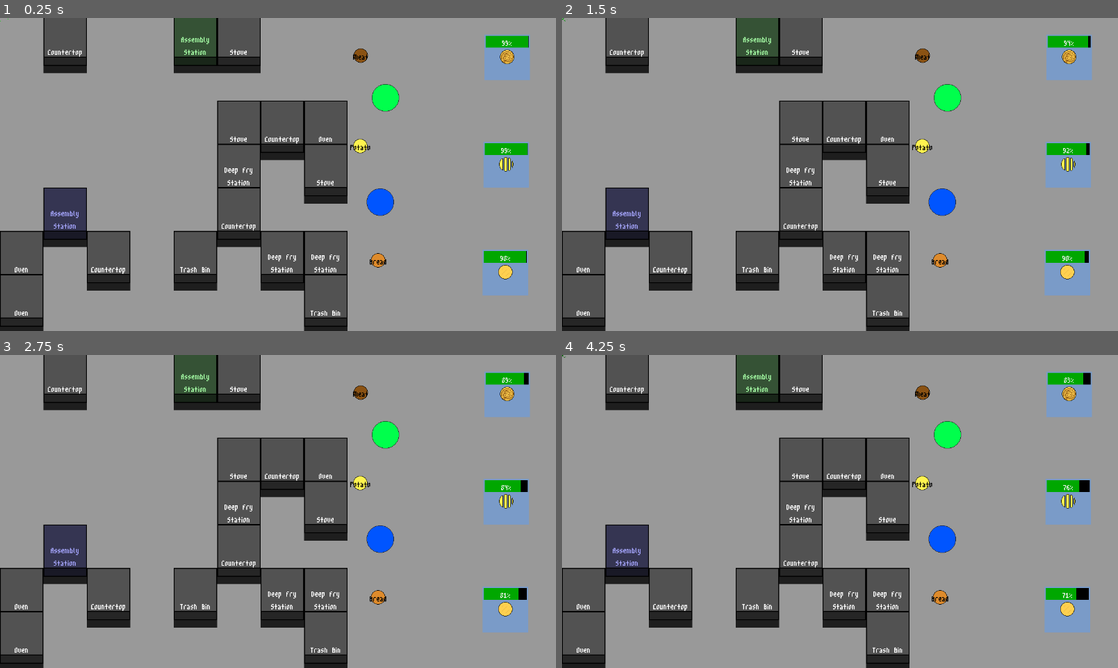
Above: before the commit, frames 1-4 (two rows, left to right).
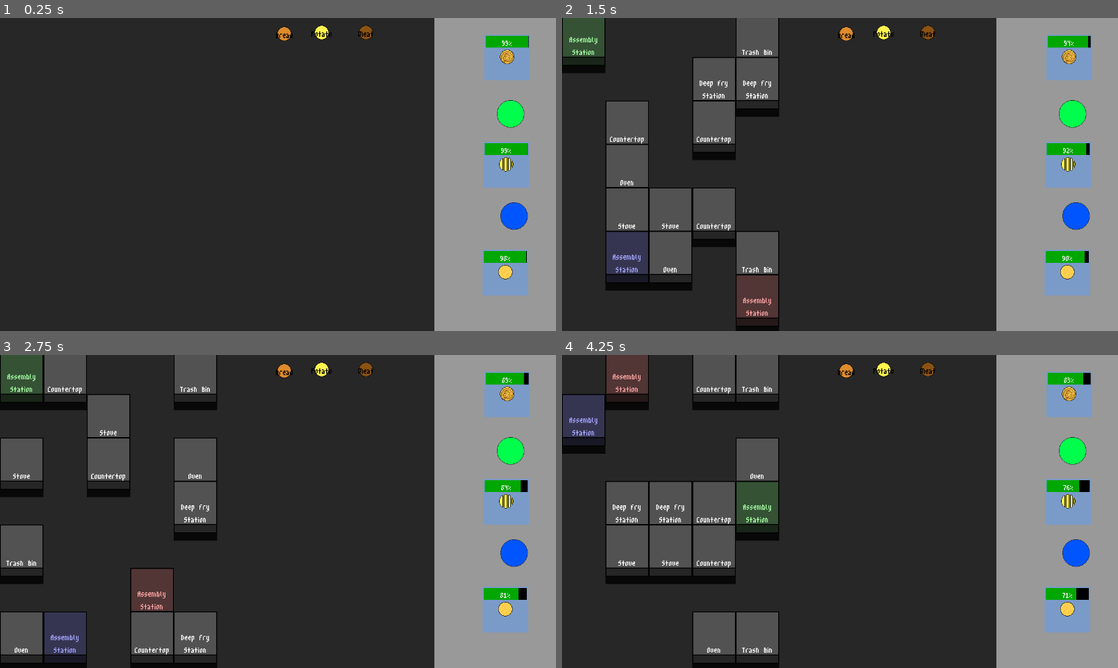
Above: after the commit, the same moments.

Repository: IronStrikerX/COGS-game
Game: Godot game, scene res://Game/game.tscn
Same seed, same stepped clock (60 frames per second), same inputs: the game is played once before the commit and once after it.
Inputs (mouse positions are in pixels of both pictures, inside the frame that each line leads up to):
- Up to frame 1 (0.25 s): no input
- Up to frame 2 (1.5 s): tap Enter (debug, bound only after the commit) at 0.5 s; move the mouse to (940, 202) at 0.52 s; tap Space at 1.25 s; move the mouse to (945, 99) at 1.27 s
- Up to frame 3 (2.75 s): tap Enter (debug, bound only after the commit) at 2 s; move the mouse to (333, 442) at 2.02 s
- Up to frame 4 (4.25 s): tap Space at 2.75 s; move the mouse to (812, 574) at 2.77 s; tap Enter (debug, bound only after the commit) at 3.5, 4.15 s; move the mouse to (1006, 558) at 3.52 s

The runs differ from the first frame. In frame 1, 74% of the frame differs, in the area x 0-95%, y 0-100%; in frame 2, 73%; in frame 3, 72%; in frame 4, 74%.

Commit message:
Squashed commit of the following:
commit e2dde27de9418c4ab7abf724eb7ce0e07b4eec9f
Author: Andy Ling <andy.siyuan.ling@gmail.com>
Date:   Wed Oct 22 02:19:44 2025 -0400

    don't even know what i did

commit fe2422c2cc51afd1d039b0cca75cecb3e5c54f4f
Author: Andy Ling <andy.siyuan.ling@gmail.com>
Date:   Wed Oct 22 00:54:20 2025 -0400

    makes sure each appliance is accessable

Diff:
--- a/CookingSystem/Appliances.tscn
+++ b/CookingSystem/Appliances.tscn
@@ -31,7 +31,7 @@
 colors = PackedColorArray(0.27058825, 0, 0, 1, 1, 1, 1, 1)
 
 [sub_resource type="StyleBoxFlat" id="StyleBoxFlat_46frq"]
-bg_color = Color(0.11858133, 0.11858139, 0.11858136, 1)
+bg_color = Color(0.033853326, 0.033853263, 0.033853274, 1)
 
 [node name="Appliance" type="StaticBody2D"]
 script = ExtResource("1_a8k81")
@@ -51,6 +51,7 @@
 grow_horizontal = 2
 grow_vertical = 2
 size_flags_horizontal = 4
+metadata/_edit_use_anchors_ = true
 
 [node name="ApplianceLabel" type="Label" parent="Sprite2D/Control"]
 layout_mode = 1
@@ -70,6 +71,7 @@
 horizontal_alignment = 1
 vertical_alignment = 2
 autowrap_mode = 2
+metadata/_edit_use_anchors_ = true
 
 [node name="ProgressBar" type="ProgressBar" parent="Sprite2D/Control"]
 layout_mode = 1
@@ -85,6 +87,7 @@
 theme_override_styles/background = SubResource("StyleBoxFlat_dmv7j")
 theme_override_styles/fill = SubResource("StyleBoxFlat_a5ags")
 max_value = 1.0
+metadata/_edit_use_anchors_ = true
 
 [node name="SpoilProgressBar" type="ProgressBar" parent="Sprite2D/Control"]
 layout_mode = 1
@@ -101,6 +104,7 @@
 theme_override_styles/background = SubResource("StyleBoxFlat_1ra12")
 theme_override_styles/fill = SubResource("StyleBoxFlat_t7gxx")
 max_value = 1.0
+metadata/_edit_use_anchors_ = true
 
 [node name="CollisionShape2D" type="CollisionShape2D" parent="."]
 visible = false
--- a/Game/character_body_2d.gd
+++ b/Game/character_body_2d.gd
@@ -30,8 +30,6 @@
 
 	velocity = mov.normalized() * SPEED
 	move_and_slide()
-	if Input.is_action_just_pressed("debug"):
-		print(current_customer)
 
 	if Input.is_action_just_pressed(prefix + "action"):
 		# Pick up food
@@ -74,6 +72,11 @@
 				if current_customer.receive_food(selected_food):
 					selected_food = null
 					selected_food_sprite.texture = null
+
+	if global_position.y > get_viewport_rect().size.y:
+		global_position.y = 0
+	elif global_position.y < 0:
+		global_position.y = get_viewport_rect().size.y
 
 func _on_area_2d_area_entered(area: Area2D) -> void:
 	if area.get_parent().is_in_group("food"):
--- a/Game/game.tscn
+++ b/Game/game.tscn
@@ -12,6 +12,9 @@
 
 [sub_resource type="StyleBoxFlat" id="StyleBoxFlat_e2o6t"]
 
+[sub_resource type="StyleBoxFlat" id="StyleBoxFlat_kul4i"]
+bg_color = Color(0.15487596, 0.154876, 0.1548759, 1)
+
 [node name="Node2D" type="Node2D"]
 
 [node name="Panel" type="Panel" parent="."]
@@ -19,53 +22,65 @@
 offset_bottom = 720.0
 theme_override_styles/panel = SubResource("StyleBoxFlat_e2o6t")
 
+[node name="Panel" type="Panel" parent="Panel"]
+layout_mode = 0
+offset_left = -1.0
+offset_top = -2.0
+offset_right = 1000.0
+offset_bottom = 720.0
+theme_override_styles/panel = SubResource("StyleBoxFlat_kul4i")
+
 [node name="Food" type="Node2D" parent="."]
 
 [node name="food" parent="Food" instance=ExtResource("1_qmv3x")]
-position = Vector2(831, 87)
+position = Vector2(843, 34)
 food = ExtResource("2_oomkl")
 
 [node name="food2" parent="Food" instance=ExtResource("1_qmv3x")]
-position = Vector2(871, 558)
+position = Vector2(655, 37)
 food = ExtResource("3_buohc")
 
 [node name="food3" parent="Food" instance=ExtResource("1_qmv3x")]
-position = Vector2(830, 295)
+position = Vector2(741, 34)
 food = ExtResource("4_kul4i")
 
 [node name="Characters" type="Node2D" parent="."]
 
 [node name="CharacterBody2D" parent="Characters" instance=ExtResource("6_fsxsm")]
-z_index = 12
-position = Vector2(875, 424)
+z_index = 99
+position = Vector2(1183, 456)
 player_id = 1
 
 [node name="CharacterBody2D2" parent="Characters" instance=ExtResource("6_fsxsm")]
-z_index = 12
-position = Vector2(887, 184)
+z_index = 99
+position = Vector2(1175, 221)
 player_id = 2
 
-[node name="Customer" parent="." instance=ExtResource("7_oomkl")]
+[node name="Customers" type="Node2D" parent="."]
+
+[node name="Customer" parent="Customers" instance=ExtResource("7_oomkl")]
 position = Vector2(1118, 41)
 possible_demands = ExtResource("8_buohc")
 all_recipes = ExtResource("9_kul4i")
 
-[node name="Customer2" parent="." instance=ExtResource("7_oomkl")]
+[node name="Customer2" parent="Customers" instance=ExtResource("7_oomkl")]
 position = Vector2(1116, 288)
 possible_demands = ExtResource("8_buohc")
 all_recipes = ExtResource("9_kul4i")
 
-[node name="Customer3" parent="." instance=ExtResource("7_oomkl")]
+[node name="Customer3" parent="Customers" instance=ExtResource("7_oomkl")]
 position = Vector2(1114, 536)
 possible_demands = ExtResource("8_buohc")
 all_recipes = ExtResource("9_kul4i")
 
 [node name="Spawner" parent="." instance=ExtResource("9_7gi1t")]
+WIDTH = 5
+HEIGHT = 7
 list_of_appliances = {
-"Assembly Station": 2,
-"Countertop": 4,
-"Deep Fry Station": 3,
-"Oven": 3,
-"Stove": 3,
+"Assembly Station": 3,
+"Countertop": 3,
+"Deep Fry Station": 2,
+"Oven": 2,
+"Stove": 2,
 "Trash Bin": 2
 }
--- a/Game/spawner.gd
+++ b/Game/spawner.gd
@@ -1,55 +1,71 @@
 extends Node2D
 const APPLIANCES = preload("uid://brrm84npst7bp")
 
-const WIDTH := 8
-const HEIGHT := 7
-const CELL_SIZE := Vector2(100  ,100)
+@export var WIDTH : int
+@export var HEIGHT : int
+
+const CELL_SIZE := Vector2(100, 100)
 
 var all_cells = []
+var assembly_station_count = 1
 
 @export var list_of_appliances = {
 	"Oven" : 3,
 	"Stove" : 3,
 	"Deep Fry Station" : 3,
+	"Countertop" : 3,
+	"Trash Bin" : 2,
 	"Assembly Station" : 2,
-	"Countertop" : 3,
-	"Trash Bin" : 2
 }
 
-func _ready():
-	for x in range (WIDTH):
-		for y in range (HEIGHT):
-			all_cells.append(Vector2(x,y))
-	spawn_appliances()
+func _process(_delta: float) -> void:
+	if Input.is_action_just_pressed("debug"):
+		all_cells = []
+		assembly_station_count = 1
+		for y in range(HEIGHT):
+			for x in range(WIDTH):
+				all_cells.append(Vector2(x, y))
+		for child in get_children():
+			child.queue_free()
 
-func spawn_appliances():
+		var grid = generate_map()
+		spawn_map(grid)
+		print_grid(grid)
+
+func print_grid(grid):
+	print("\t")
+	for y in range(HEIGHT):
+		var row = " "
+		for x in range(WIDTH):
+			row += str(grid[y][x]) + " "
+		print(row)
+
+
+
+func spawn_map(grid):
 	var appliances = []
+
 	for appliance in list_of_appliances:
 		var number = list_of_appliances[appliance]
 		for i in range(number):
-			print("added ", appliance)
 			appliances.append(appliance)
 
-	var available_cells = all_cells.duplicate()
-	var assembly_station_count = 1
+	var available_appliance_space = []
+	for y in range(HEIGHT):
+		for x in range(WIDTH):
+			if grid[y][x] == 1: available_appliance_space.append(Vector2(x, y))
 
-	for i in range(appliances.size()):
-		if available_cells.size() == 0:
-			print("No more space to spawn appliances!")
-			break
+	for i in range(available_appliance_space.size()):
+		var location = available_appliance_space.pick_random()
+		available_appliance_space.erase(location)
 
-		# Pick a random cell and remove it from available_cells
-		var index = randi_range(0, available_cells.size() - 1)
-		var cell = available_cells[index]
-		available_cells.remove_at(index)
-		# Convert grid cell to world position
-		var world_pos = cell * CELL_SIZE + CELL_SIZE / 2
-		# Instance and place the applianc
+		var world_pos = location * CELL_SIZE + CELL_SIZE / 2
 		var new_appliance = APPLIANCES.instantiate()
 		var appliance_type = appliances.pick_random()
 		appliances.erase(appliance_type)
 		new_appliance.position = world_pos
-		new_appliance.z_index = int(cell.y)
+		new_appliance.z_index = int(location.x + location.y)
+
 		match appliance_type:
 			"Oven":
 				new_appliance.appliance_type = CookingRecipe.ApplianceType.OVEN
@@ -64,7 +80,115 @@
 			"Assembly Station":
 				new_appliance.appliance_type = CookingRecipe.ApplianceType.ASSEMBLY_STATION
 				new_appliance.assembly_station_owner = assembly_station_count
-				print("spawned")
 				assembly_station_count += 1
 
 		add_child(new_appliance)
+
+
+func generate_map():
+	# 0 = empty, 1 = appliance
+	var grid = []
+	for y in range(HEIGHT):
+		var row = []
+		for x in range(WIDTH):
+			row.append(0)
+		grid.append(row)
+
+	@warning_ignore("integer_division")
+	grid[HEIGHT - 1][WIDTH / 2] = 2
+
+	# Flatten appliance counts
+	var appliance_cells = 0
+	for appliance in list_of_appliances:
+		for i in range(list_of_appliances[appliance]):
+			appliance_cells += 1
+
+	var placed = 0
+
+	while placed < appliance_cells:
+		var cell = all_cells.pick_random()
+		# Skip perimeter
+		# if cell.x == 0 or cell.x == WIDTH-1 or cell.y == 0 or cell.y == HEIGHT-1:
+			# continue
+		# Skip if already occupied
+		if grid[cell.y][cell.x] != 0:
+			continue
+		# Check neighbors to ensure at least one open space
+		var free_neighbors = 0
+		for dir in [Vector2(1,0), Vector2(-1,0), Vector2(0,1), Vector2(0,-1)]:
+			var nx = cell.x + dir.x
+			var ny = cell.y + dir.y
+			if nx >=0 and nx < WIDTH and ny >= 0 and ny < HEIGHT:
+				if grid[ny][nx] == 0:
+					free_neighbors += 1
+		if free_neighbors == 0:
+			continue  # skip, would block access
+
+		# Place appliance
+		grid[cell.y][cell.x] = 1
+		placed += 1
+
+	# Optional: BFS check to ensure all appliances are reachable
+	if not check_all_accessible(grid):
+		return generate_map()  # regenerate if blocked
+
+	return grid
+
+# BFS to ensure all appliances are reachable from a starting empty cell
+func check_all_accessible(grid):
+	# Collect all empty cells
+	var empty_cells = []
+	for y in range(HEIGHT):
+		for x in range(WIDTH):
+			if grid[y][x] == 0:
+				empty_cells.append(Vector2(x, y))
+
+	# Try BFS from every empty cell
+	for start in empty_cells:
+		# Initialize visited matrix
+		var visited = []
+		for y in range(HEIGHT):
+			var row = []
+			for x in range(WIDTH):
+				row.append(false)
+			visited.append(row)
+
+		var queue = [start]
+		visited[start.y][start.x] = true
+
+		# BFS traversal
+		while queue.size() > 0:
+			var current = queue.pop_front()
+			for dir in [Vector2(1,0), Vector2(-1,0), Vector2(0,1), Vector2(0,-1)]:
+				var nx = current.x + dir.x
+				var ny = current.y + dir.y
+				if nx >= 0 and nx < WIDTH and ny >= 0 and ny < HEIGHT:
+					if not visited[ny][nx] and grid[ny][nx] != 1:
+						visited[ny][nx] = true
+						queue.append(Vector2(nx, ny))
+
+		# Check if all appliances have at least one reachable neighbor
+		var all_accessible = true
+		for y in range(HEIGHT):
+			for x in range(WIDTH):
+				if grid[y][x] == 1:
+					var accessible = false
+					for dir in [Vector2(1,0), Vector2(-1,0), Vector2(0,1), Vector2(0,-1)]:
+						var nx = x + dir.x
+						var ny = y + dir.y
+						if nx >= 0 and nx < WIDTH and ny >= 0 and ny < HEIGHT:
+							if visited[ny][nx]:
+								accessible = true
+								break
+					if not accessible:
+						all_accessible = false
+						break
+			if not all_accessible:
+				break
+
+		# If BFS from this start reached all appliances, return true immediately
+		if all_accessible:
+			return true
+
+	# If no starting empty cell can reach all appliances, return false
+	return false
--- a/Game/spawner.tscn
+++ b/Game/spawner.tscn
@@ -1,34 +1,6 @@
-[gd_scene load_steps=4 format=3 uid="uid://bghretien1axb"]
+[gd_scene load_steps=2 format=3 uid="uid://bghretien1axb"]
 
 [ext_resource type="Script" uid="uid://xnhm4gs5q82w" path="res://Game/spawner.gd" id="1_pvmun"]
 
-[sub_resource type="Curve" id="Curve_pvmun"]
-_limits = [0.019009233, 2.0, 0.0, 1.3819243]
-_data = [Vector2(0.040289335, 0.6797199), 0.0, 0.0, 0, 0, Vector2(0.6768608, 0.019009233), 0.0, 0.0, 0, 0, Vector2(1.3537217, 1.3917811), 0.0, 0.0, 0, 0]
-point_count = 3
-
-[sub_resource type="Gradient" id="Gradient_smwj3"]
-offsets = PackedFloat32Array(0, 0.34700316, 1)
-colors = PackedColorArray(0.19076231, 0.19076234, 0.19076231, 1, 0.851735, 0.851735, 0.851735, 1, 1, 1, 1, 1)
-
 [node name="Spawner" type="Node2D"]
 script = ExtResource("1_pvmun")
-
-[node name="CPUParticles2D" type="CPUParticles2D" parent="."]
-amount = 40
-lifetime = 0.7
-explosiveness = 1.0
-randomness = 0.2
-lifetime_randomness = 0.45
-emission_shape = 1
-emission_sphere_radius = 9.89
-spread = 180.0
-gravity = Vector2(0, 0)
-initial_velocity_min = 30.0
-initial_velocity_max = 50.0
-scale_amount_max = 2.0
-split_scale = true
-scale_curve_x = null
-scale_curve_y = SubResource("Curve_pvmun")
-color = Color(0, 1, 0, 1)
-color_ramp = SubResource("Gradient_smwj3")
--- a/project.godot
+++ b/project.godot
@@ -60,7 +60,7 @@
 }
 debug={
 "deadzone": 0.2,
-"events": [Object(InputEventMouseButton,"resource_local_to_scene":false,"resource_name":"","device":-1,"window_id":0,"alt_pressed":false,"shift_pressed":false,"ctrl_pressed":false,"meta_pressed":false,"button_mask":1,"position":Vector2(96, 10),"global_position":Vector2(105, 58),"factor":1.0,"button_index":1,"canceled":false,"pressed":true,"double_click":true,"script":null)
+"events": [Object(InputEventKey,"resource_local_to_scene":false,"resource_name":"","device":-1,"window_id":0,"alt_pressed":false,"shift_pressed":false,"ctrl_pressed":false,"meta_pressed":false,"pressed":false,"keycode":4194309,"physical_keycode":0,"key_label":0,"unicode":0,"location":0,"echo":false,"script":null)
 ]
 }
 p2_left={
Not shown: 1 places in Game/game.tscn that only renumber resources
Not shown, added: previous_map_gen.txt
